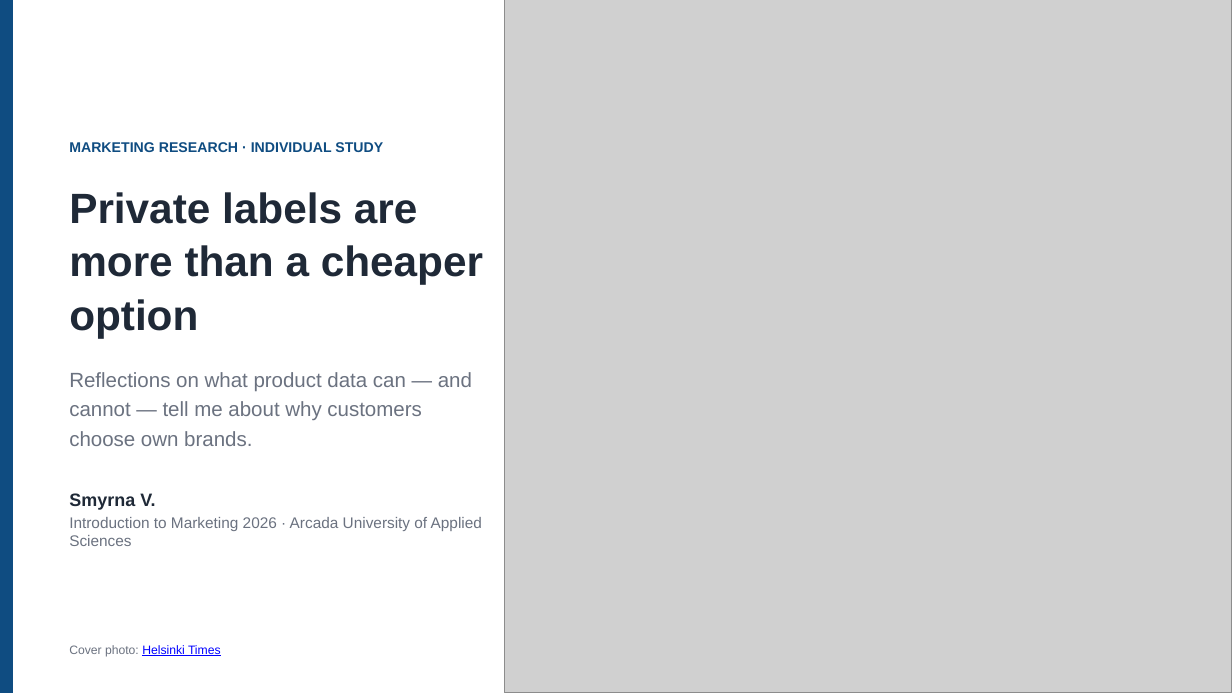
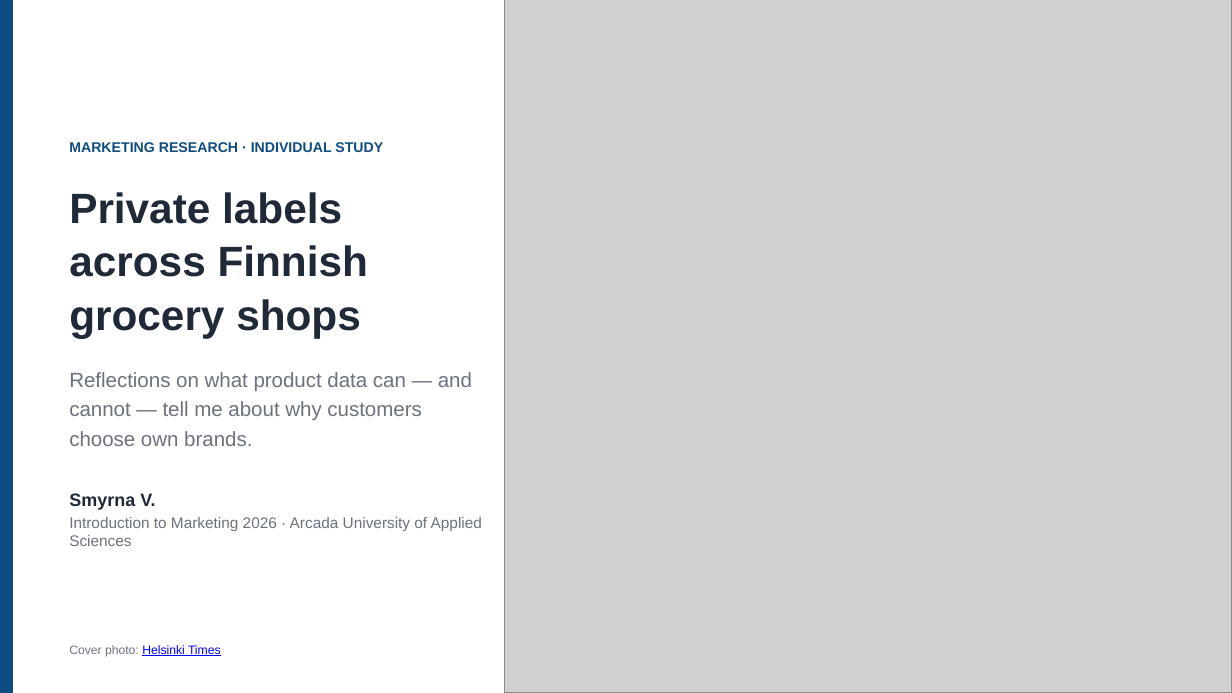
Before and after one commit to smyrnav/arcada-coursework, a slide deck: slide 1 of 2026-autumn/introduction-to-marketing/private-label-retail-analytics/presentation/presentation.pptx. Drawn at 1232x693 pixels with LibreOffice and Linux fonts; fonts in the diff are those of the drawing; grey boxes stand for pictures. Boxes give left, top, right and bottom in pixels: in the first picture for what was removed or moved away, otherwise in the second. Text is boxed around its words. In the diff, an @@ line names an element or a change of style, - is before the commit and + after.

Commit message:
Retitle cover: Private labels across Finnish grocery shops

```diff
--- a/2026-autumn/introduction-to-marketing/private-label-retail-analytics/presentation/presentation.pptx
+++ b/2026-autumn/introduction-to-marketing/private-label-retail-analytics/presentation/presentation.pptx
@@ text at box(69, 192, 368, 338): text changed @@
-Private labels are more than a cheaper option
+Private labels across Finnish grocery shops
```
Also in this commit, not shown: 1 other file.
